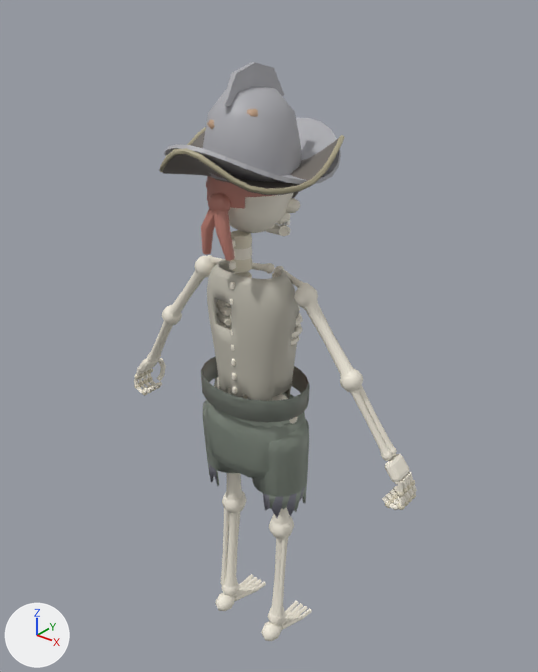
A saved change to the glTF model art/models/skeleton.glb.
Both versions are drawn from a camera (50 mm lens) standing at (1.37, -1.64, 2.24) and looking at (0.0, 0.08, 1.18). Arrows for +X, +Y and +Z are at lower left; the lights stay in place. The picture after the commit comes second. Vertices at exactly the same position are counted once.

The first picture shows 'look0', 'look1', 'look2', 'skeleton'.
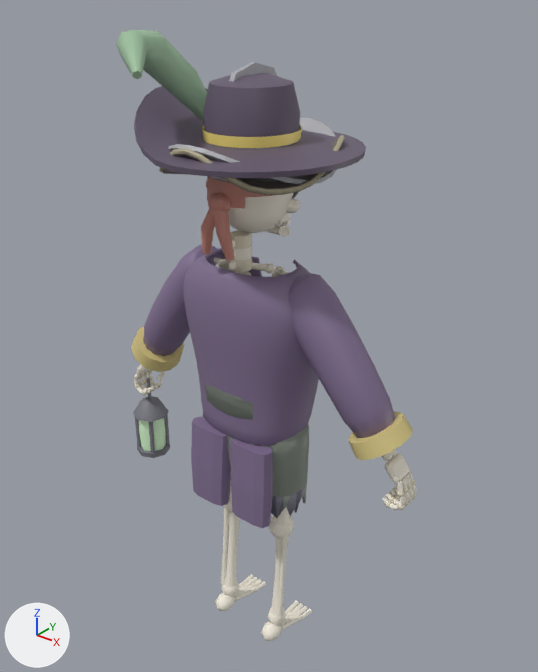
What changed in the scene script:
```text
Add mat_defaultmaterial_004:
    mat_defaultmaterial_004 = bpy.data.materials.new('DefaultMaterial.004')
    mat_defaultmaterial_004.use_nodes = True; mat_defaultmaterial_004.node_tree.nodes.clear()
    _N = mat_defaultmaterial_004.node_tree.nodes; _L = mat_defaultmaterial_004.node_tree.links
    n0 = _N.new('ShaderNodeOutputMaterial'); n0.name = 'Material Output'
    n1 = _N.new('ShaderNodeBsdfPrincipled'); n1.name = 'Principled BSDF'
    n2 = _N.new('ShaderNodeVertexColor'); n2.name = 'Color Attribute'
    _L.new(n1.outputs[0], n0.inputs[0])  # 'BSDF' to 'Surface'
    _L.new(n2.outputs[0], n1.inputs[0])  # 'Color' to 'Base Color'
Change me_look1:
    where me_look1.from_pydata(...)  # 2244 vertices, 4416 faces; spans x -0.203..0.203, y -0.18..0.151, z 0.602..1.837
    used by ob_look1; location = (0.0, 0.0, 0.0)
    me_look1 part 1: 2081 kept faces spanning x -0.201..0.203, y -0.18..0.151, z 0.602..1.824 get new vertex colours
Change me_skeleton:
    where me_skeleton.from_pydata(...)  # 6348 vertices, 12088 faces; spans x -0.58..0.58, y -0.12..0.15, z 0.0..1.8
    used by ob_skeleton; location = (0.0, 0.0, 0.0)
    me_skeleton part 2: 3628 kept faces spanning x -0.58..0.57, y -0.11..0.13, z 0.5..1.8 get new vertex colours
    me_skeleton part 3: 12088 faces spanning x -0.58..0.58, y -0.12..0.15, z 0.0..1.8 switch from mat_defaultmaterial_003 to mat_defaultmaterial_004
Add me_look3:
    me_look3.from_pydata(...)  # 3120 vertices, 6080 faces; spans x -0.61..0.56, y -0.33..0.32, z 0.54..2.12
    me_look3.materials.append(mat_defaultmaterial_003)
Add ob_look3:
    ob_look3 = bpy.data.objects.new('look3', me_look3)
    ob_look3.location = (0.0, 0.0, 0.0)
```

Location of each change, (x1, y1, x2, y2) in pixels of the pictures (538 x 672 px):
'look3', added: after (116, 30, 413, 528)
part 1 of me_look1, recoloured: before (203, 229, 309, 518); after (203, 229, 285, 518)
part 2 of me_skeleton, recoloured: (137, 254, 409, 522) in both
part 3 of me_skeleton, edited (looks the same): (134, 192, 417, 641) in both
'look2', unchanged, covered by the edit: before (164, 62, 341, 428); after (169, 62, 337, 184)
